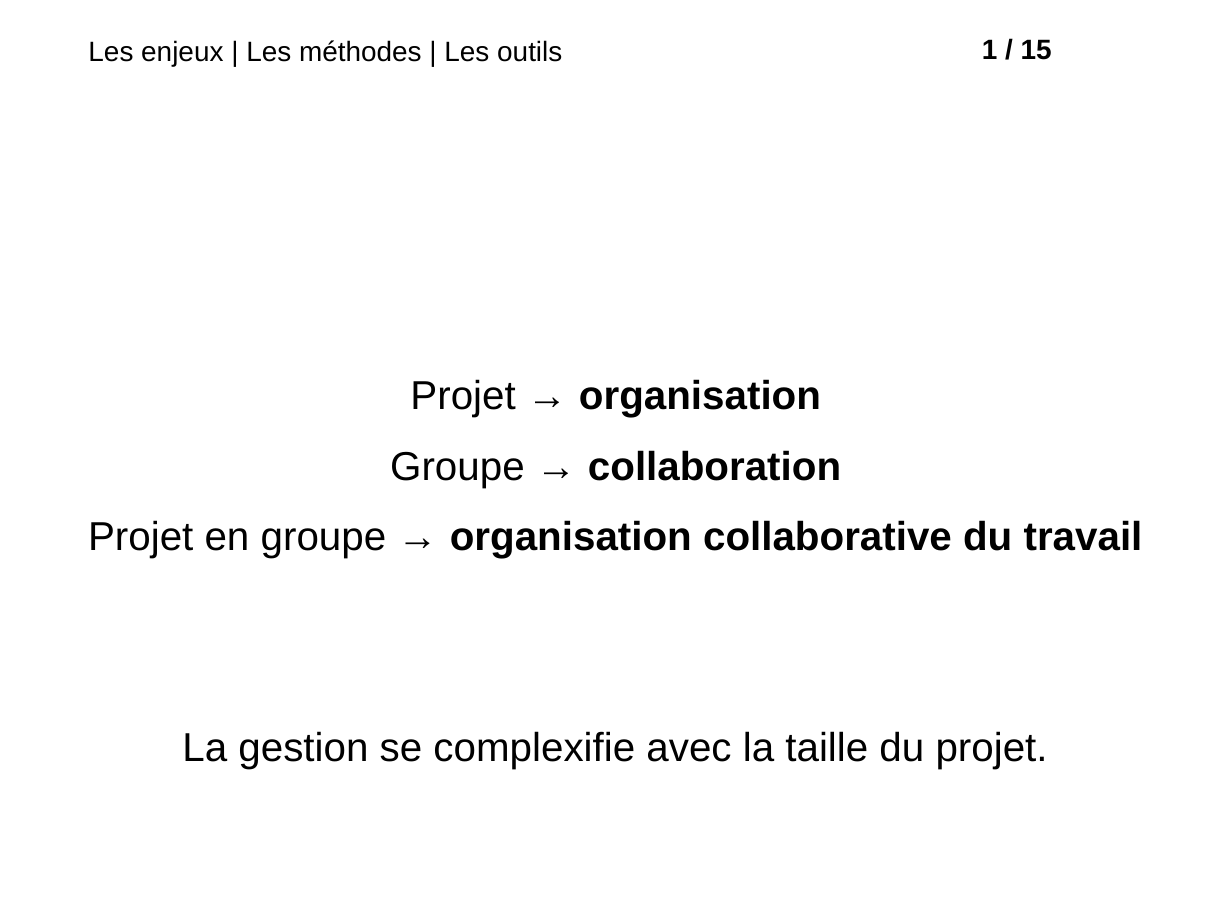
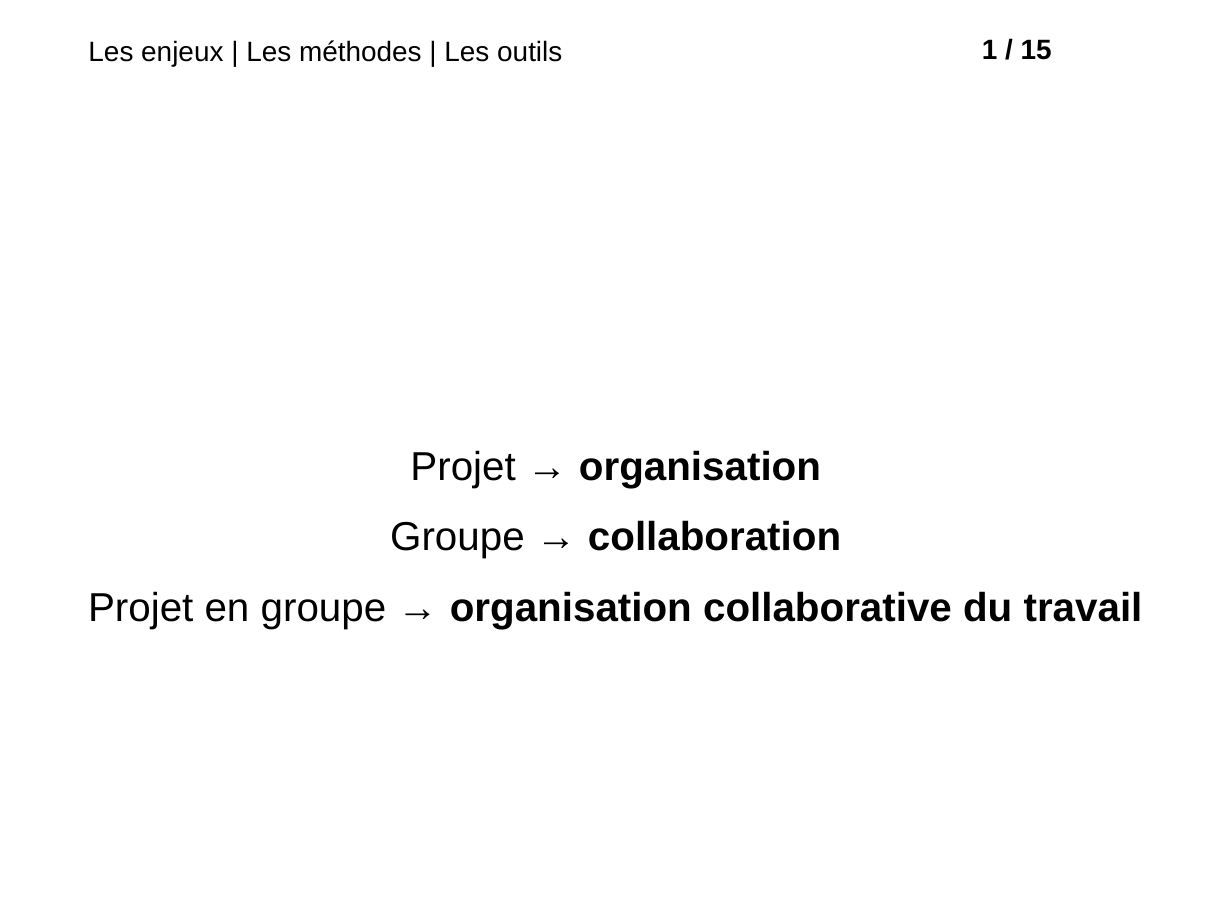
Before and after one commit to roipoussiere/organisation-collaborative-du-travail, a slide deck: slide 2 of organisation_collaborative_du_travail.odp. Drawn at 1232x924 pixels with LibreOffice and Linux fonts; fonts in the diff are those of the drawing; background and template pictures are left out. Boxes give left, top, right and bottom in pixels: in the first picture for what was removed or moved away, otherwise in the second. Text is boxed around its words. In the diff, an @@ line names an element or a change of style, - is before the commit and + after.

```diff
--- a/organisation_collaborative_du_travail.odp
+++ b/organisation_collaborative_du_travail.odp
@@ text at (x1=182, y1=731, x2=1048, y2=769): paragraph removed @@
-La gestion se complexifie avec la taille du projet.
```
Also in this commit, not shown: 7 other slides changed, 1 slide added, 1 slide removed, 25 other files.
